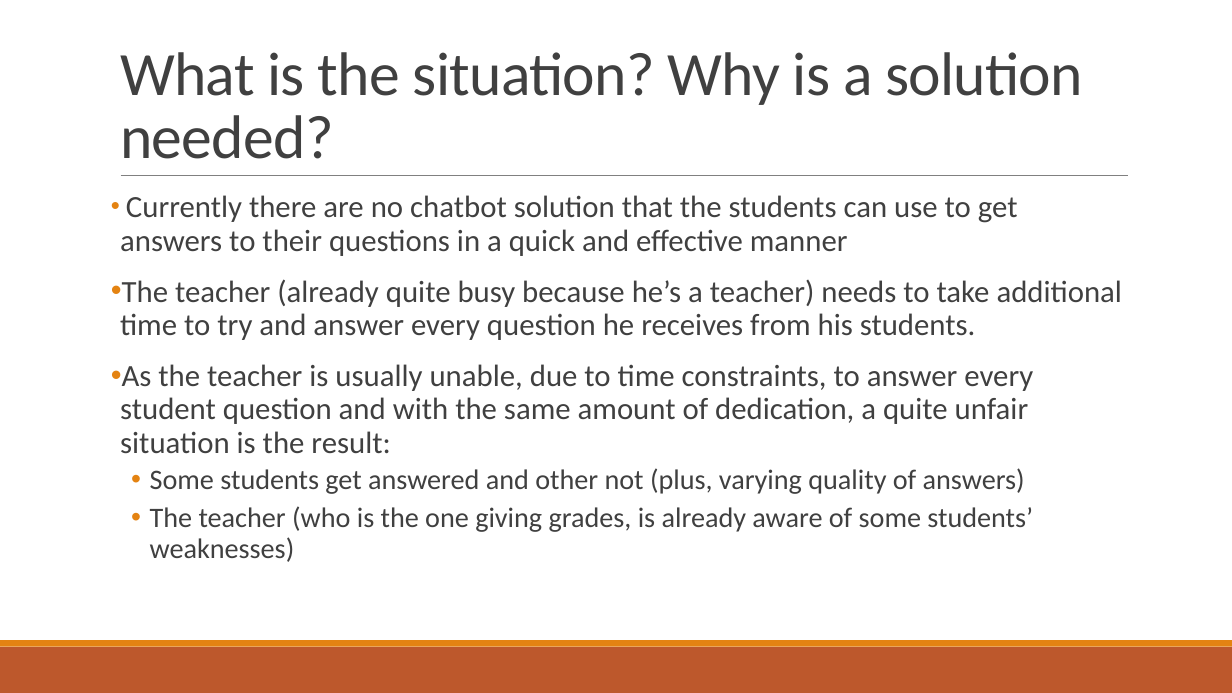
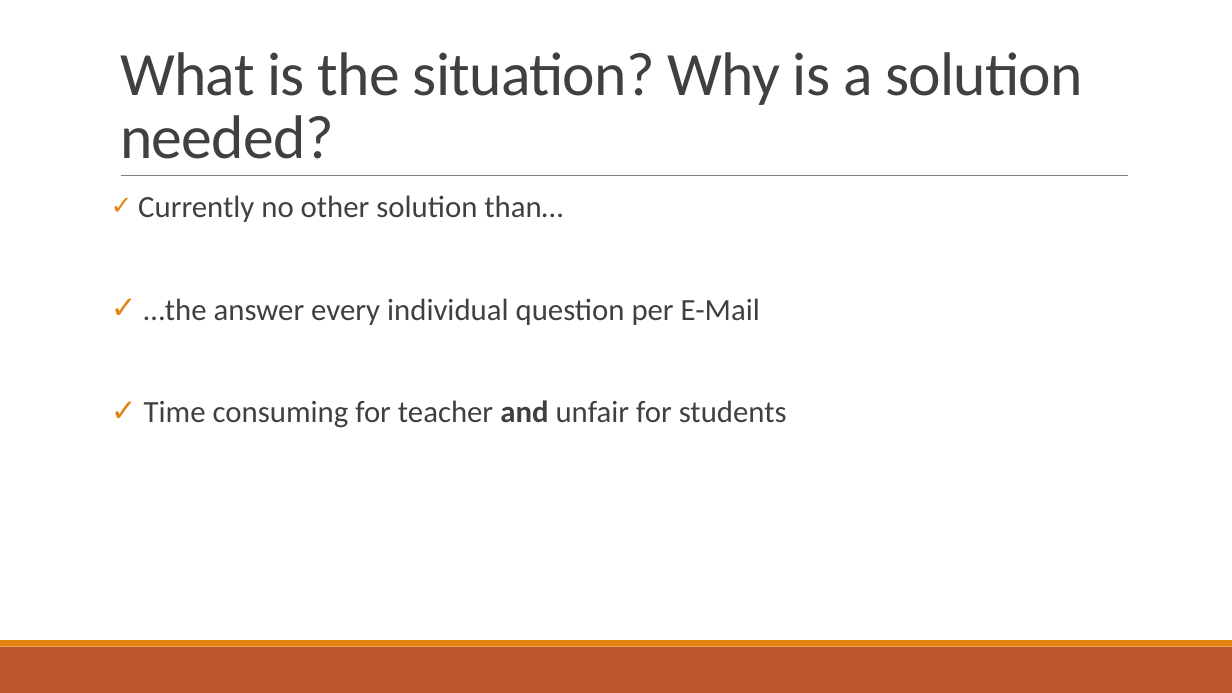
Before and after one commit to AgileBusinessAnalysis/05__TEAM, a slide deck: slide 8 of Prep Pitch.pptx. Drawn at 1232x693 pixels with LibreOffice and Linux fonts; fonts in the diff are those of the drawing. Boxes give left, top, right and bottom in pixels: in the first picture for what was removed or moved away, otherwise in the second. Text is boxed around its words. In the diff, an @@ line names an element or a change of style, - is before the commit and + after.

```diff
--- a/Prep Pitch.pptx
+++ b/Prep Pitch.pptx
@@ text at (138, 195, 787, 428): text changed @@
-• Currently there are no chatbot solution that the students can use to get answers to their questions in a quick and effective manner
-• The teacher (already quite busy because he’s a teacher) needs to take additional time to try and answer every question he receives from his students.
-• As the teacher is usually unable, due to time constraints, to answer every student question and with the same amount of dedication, a quite unfair situation is the result:
-  • Some students get answered and other not (plus, varying quality of answers)
-  • The teacher (who is the one giving grades, is already aware of some students’ weaknesses)
+✓ Currently no other solution than…
+✓ …the answer every individual question per E-Mail
+✓ Time consuming for teacher and unfair for students
```
Also in this commit, not shown: 6 other slides changed.
